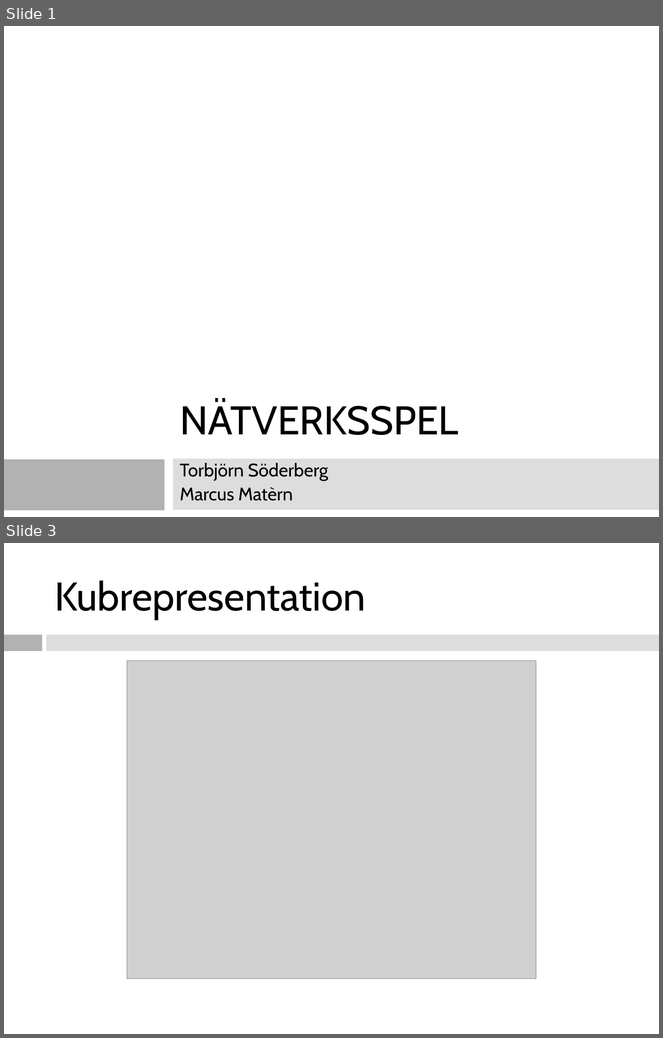
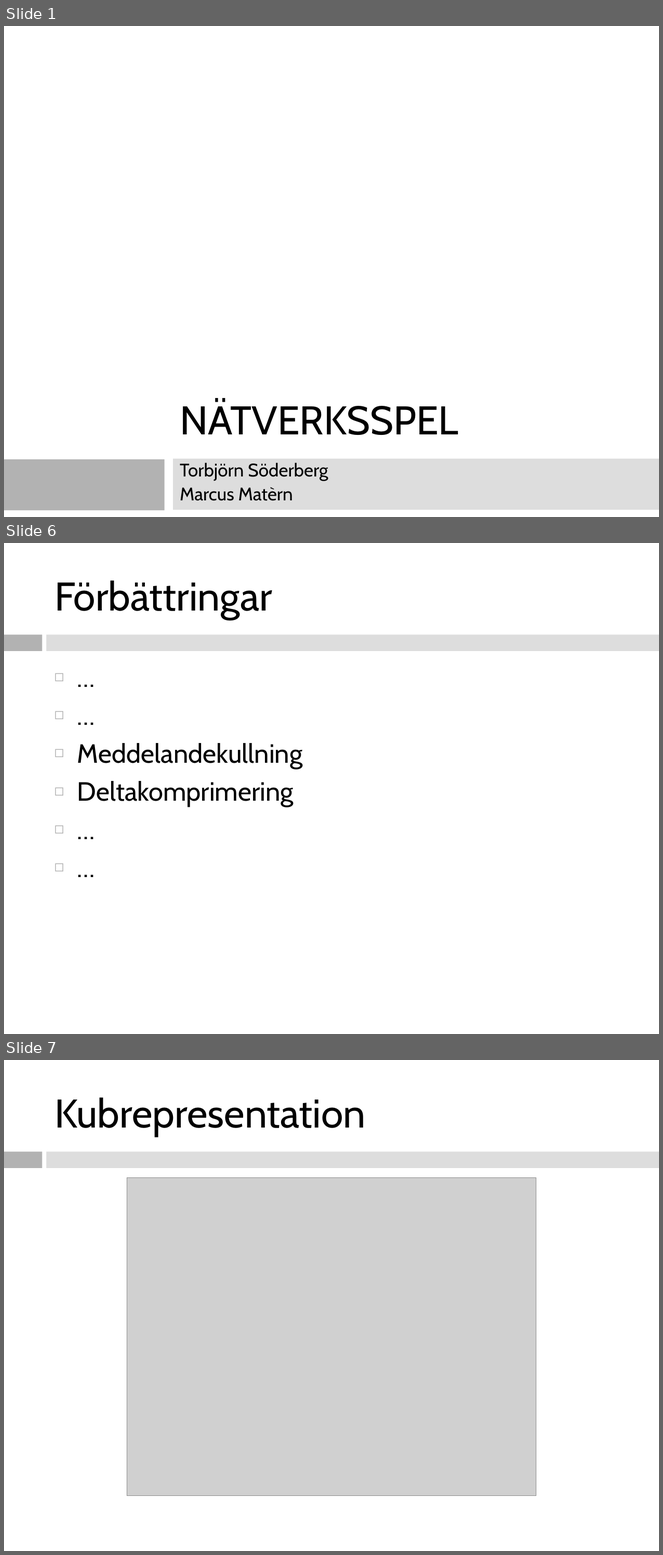
Before and after one commit to southor/planet, a slide deck: presentation/Natverksspel.ppt. Shown one above the other, each under a label of ours: slides 1 and 3 before the commit, slides 1, 6 and 7 after it; the slides between them are not shown. The pictures are 663x1038 and 663x1555 pixels, drawn with LibreOffice and Linux fonts; fonts in the diff are those of the drawing; grey boxes stand for pictures. Boxes give left, top, right and bottom in pixels: in the first picture for what was removed or moved away, otherwise in the second. Text is boxed around its words. In the diff, an @@ line names an element or a change of style, - is before the commit and + after.

```diff
--- a/presentation/Natverksspel.ppt
+++ b/presentation/Natverksspel.ppt
@@ slide 6 added at (4, 543, 659, 1034), background #FFFFFF; not listed: 2 template elements that a slide beside it also shows @@
@@ title added at (54, 580, 272, 619), 44 pt, text #000000 @@
+Förbättringar
@@ text added at (77, 743, 303, 807), 29 pt, text #000000 @@
+◻ …
+◻ …
+◻ Meddelandekullning
+◻ Deltakomprimering
+◻ …
+◻ …
@@ what was slide 3 is now slide 7 @@
```
Also in this commit, not shown: 1 slide changed, 3 other slides added, 1 other file.
